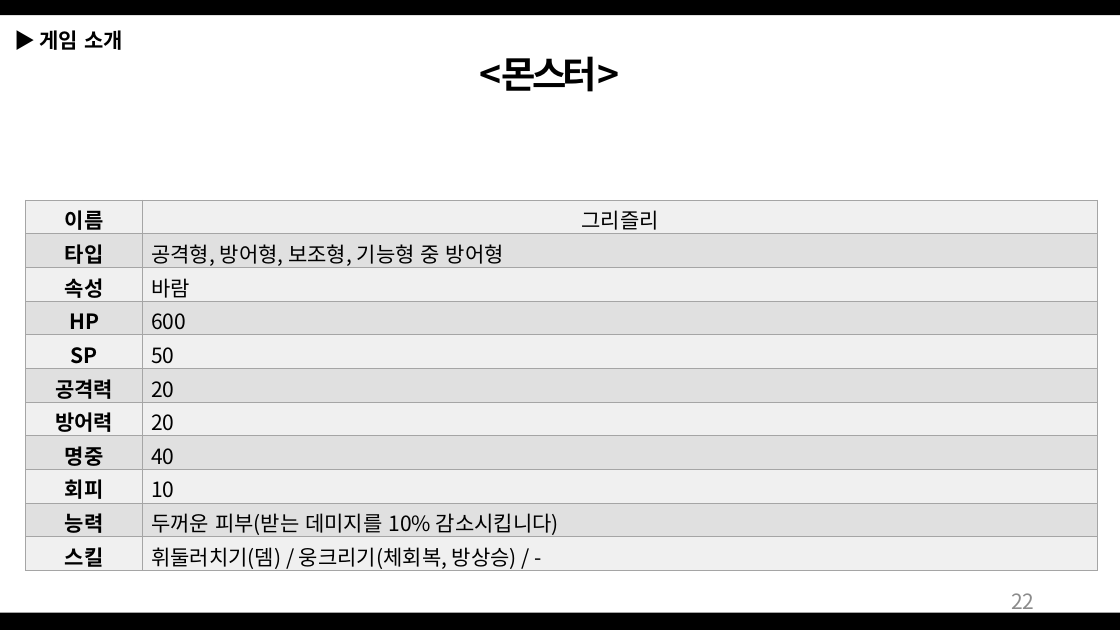
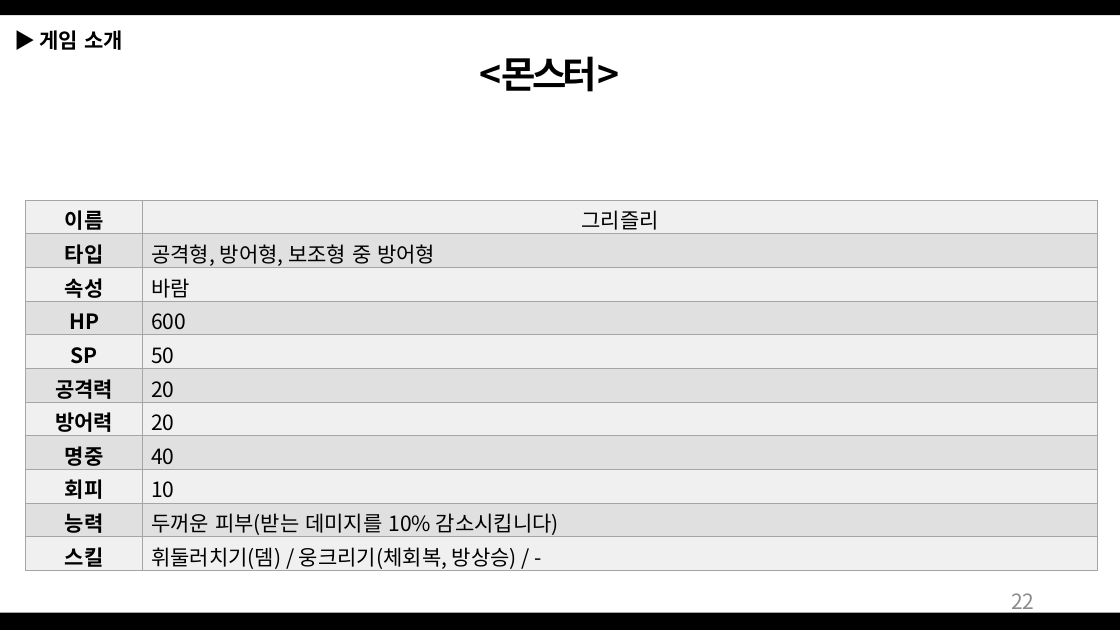
Before and after one commit to Bumizi/GameDesign, a slide deck: slide 22 of 2018 동계방학 기획자 특훈/Dungeon Tamer_190103.pptx. Drawn at 1120x630 pixels with LibreOffice and Linux fonts; fonts in the diff are those of the drawing. Boxes give left, top, right and bottom in pixels: in the first picture for what was removed or moved away, otherwise in the second. Text is boxed around its words. In the diff, an @@ line names an element or a change of style, - is before the commit and + after.

```diff
--- a/2018 동계방학 기획자 특훈/Dungeon Tamer_190103.pptx
+++ b/2018 동계방학 기획자 특훈/Dungeon Tamer_190103.pptx
@@ table at [26,201,1097,573] @@
-row 2, column 2: 공격형, 방어형, 보조형, 기능형 중 방어형
+row 2, column 2: 공격형, 방어형, 보조형 중 방어형
```
Also in this commit, not shown: 12 other slides changed.
